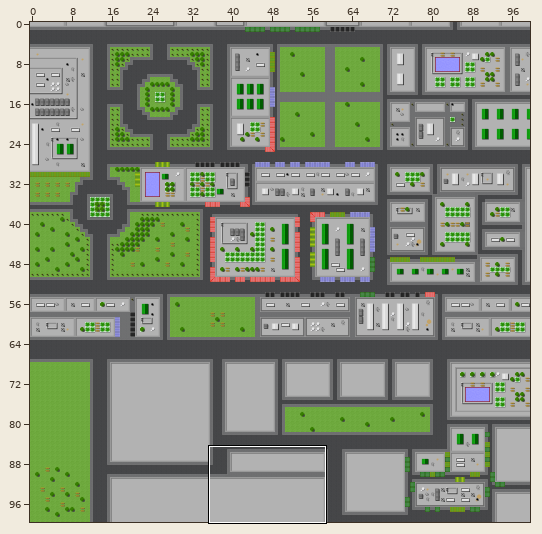
Tiled map: assets/maps/City1.tmx. The picture above shows the old version from afar; the outline marks the close-up.
Close-up. Old version:
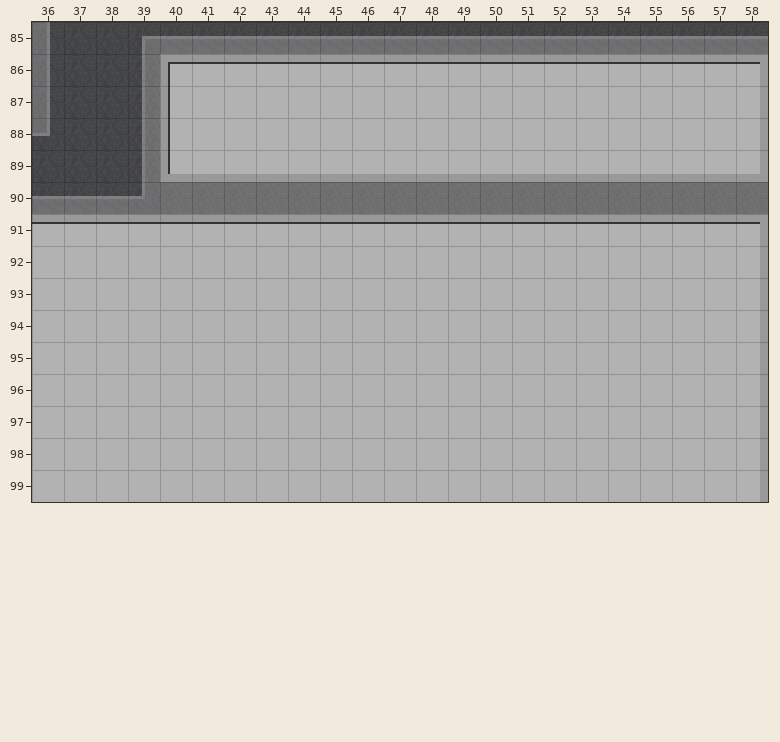
Cells are 32x32 px. Shown: x 36..58, y 85..99. The commit also changed other parts of the map, which this record leaves out.
After:
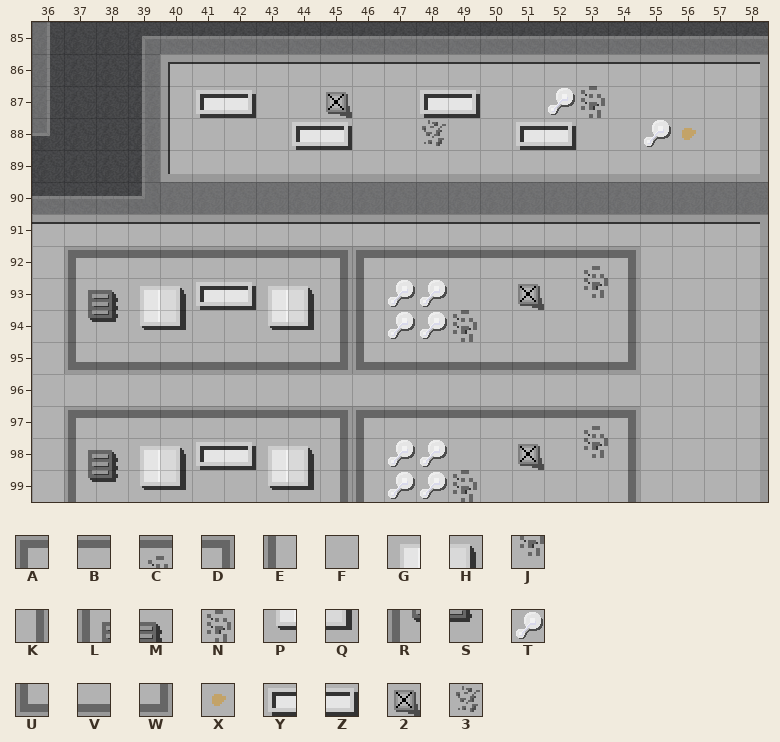
Key: from "Building1": A 0, B 1, C 6, D 7, E 8, F 9, G 10, H 11, J 14, K 15, L 16, M 17, N 22, P 26, Q 27, R 40, S 41, T 44, U 56, V 57, W 63; from "Building2": X 11, Y 42, Z 43, 2 49, 3 53.
_ is an empty cell.
What changed:
Layer "Buildings":
Tile F gives way to one hidden under a higher layer in row 88 at x 48.
The author changed tile F to tile 2 in row 87 at x 45; in row 93 at x 51; in row 98 at x 51.
The author changed tile F to tile A in row 92 at x 37 and 46; in row 97 at x 37 and 46.
The author changed tile F to tile B in row 92 at x 38 to 44 and 47 to 52; in row 97 at x 38 to 44 and 47 to 52.
The author changed tile F to tile C in row 92 at x 53; in row 97 at x 53.
The author changed tile F to tile D in row 92 at x 45 and 54; in row 97 at x 45 and 54.
The author changed tile F to tile E in rows 93 to 94 at x 46; in rows 98 to 99 at x 46.
The author changed tile F to tile G in row 93 at x 39 and 43; in row 98 at x 39 and 43.
The author changed tile F to tile H in row 93 at x 40 and 44; in row 98 at x 40 and 44.
The author changed tile F to tile J in row 93 at x 53; in row 98 at x 53.
The author changed tile F to tile K in rows 93 to 94 at x 45 and 54; in rows 98 to 99 at x 45 and 54.
The author changed tile F to tile L in row 93 at x 37; in row 98 at x 37.
The author changed tile F to tile M in row 93 at x 38; in row 98 at x 38.
The author changed tile F to tile N in row 87 at x 53; in row 94 at x 49; in row 99 at x 49.
The author changed tile F to tile P in row 94 at x 39 and 43; in row 99 at x 39 and 43.
The author changed tile F to tile Q in row 94 at x 40 and 44; in row 99 at x 40 and 44.
The author changed tile F to tile R in row 94 at x 37; in row 99 at x 37.
The author changed tile F to tile S in row 94 at x 38; in row 99 at x 38.
The author changed tile F to tile T in row 87 at x 52; in row 88 at x 55; in rows 93 to 94 at x 47 to 48; in rows 98 to 99 at x 47 to 48.
The author changed tile F to tile U in row 95 at x 37 and 46.
The author changed tile F to tile V in row 95 at x 38 to 44 and 47 to 53.
The author changed tile F to tile W in row 95 at x 45 and 54.
The author changed tile F to tile X in row 88 at x 56.
The author changed tile F to tile Y in row 87 at x 41 and 48; in row 88 at x 44 and 51; in row 93 at x 41; in row 98 at x 41.
The author changed tile F to tile Z in row 87 at x 42 and 49; in row 88 at x 45 and 52; in row 93 at x 42; in row 98 at x 42.
Layer "Decoration":
Tile 3 now appears in row 88 at x 48.
